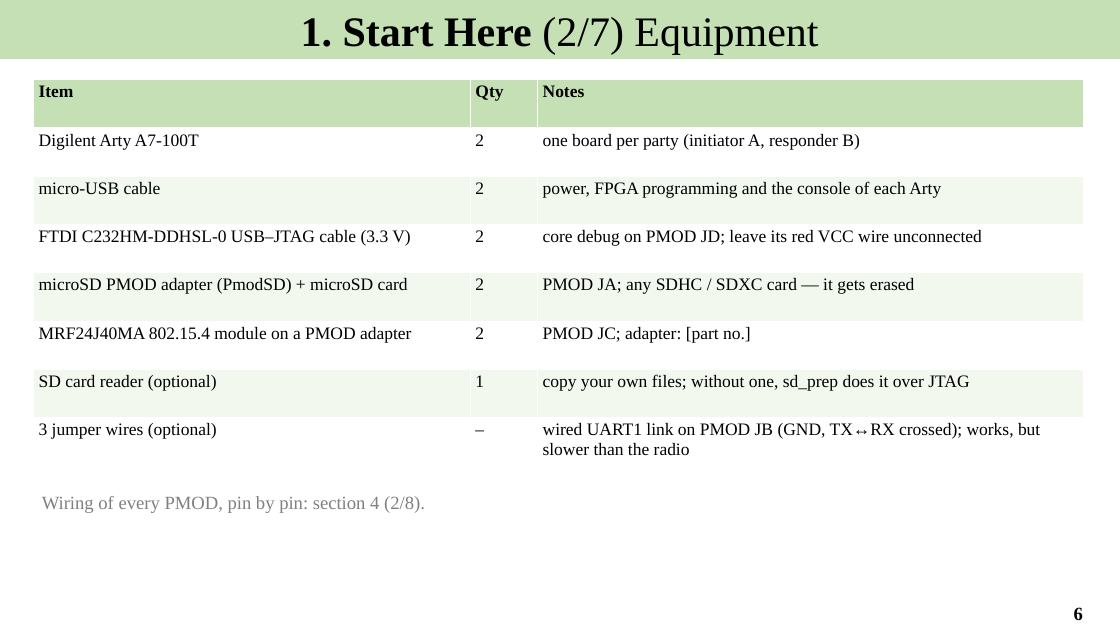
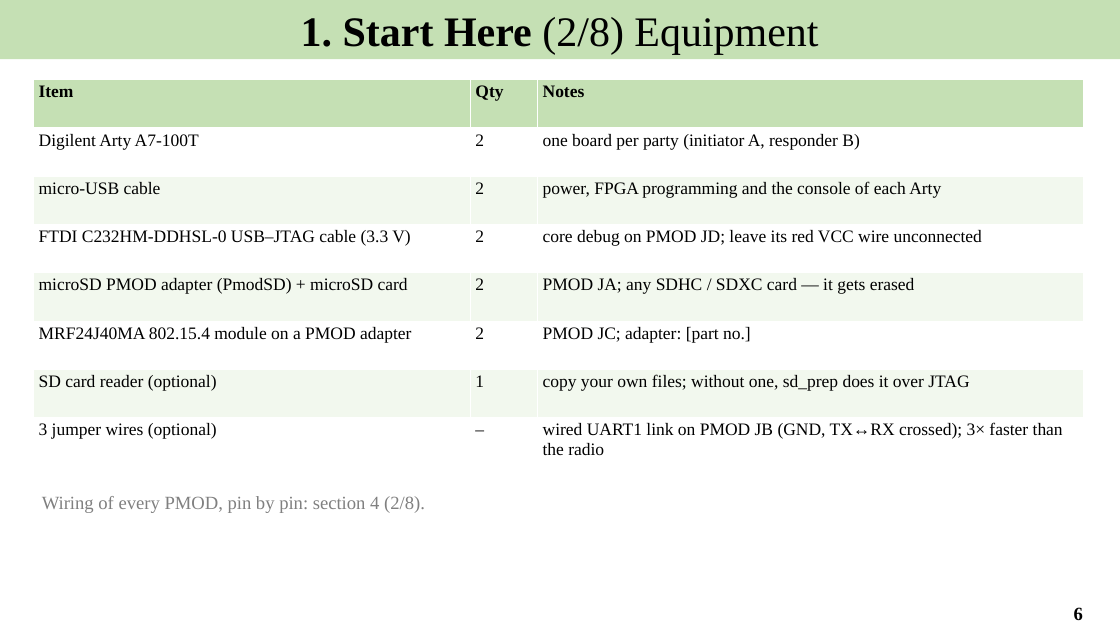
Before and after one commit to Khaiduy/chipyard-edhoc, a slide deck: slide 6 of fpga/sw/export/docs/slides/01_EDHOC_SoC_on_Arty_A7-100T.pptx. Drawn at 1120x630 pixels with LibreOffice and Linux fonts; fonts in the diff are those of the drawing. Boxes give left, top, right and bottom in pixels: in the first picture for what was removed or moved away, otherwise in the second. Text is boxed around its words. In the diff, an @@ line names an element or a change of style, - is before the commit and + after.

```diff
--- a/fpga/sw/export/docs/slides/01_EDHOC_SoC_on_Arty_A7-100T.pptx
+++ b/fpga/sw/export/docs/slides/01_EDHOC_SoC_on_Arty_A7-100T.pptx
@@ text in rectangle at (301, 17, 818, 54): text changed @@
-1. Start Here (2/7) Equipment
+1. Start Here (2/8) Equipment
@@ table at (34, 80, 1084, 466) @@
-row 8, column 3: wired UART1 link on PMOD JB (GND, TX↔RX crossed); works, but slower than the radio
+row 8, column 3: wired UART1 link on PMOD JB (GND, TX↔RX crossed); 3× faster than the radio
```
Also in this commit, not shown: 7 other slides changed, 1 slide added, 17 other files.
